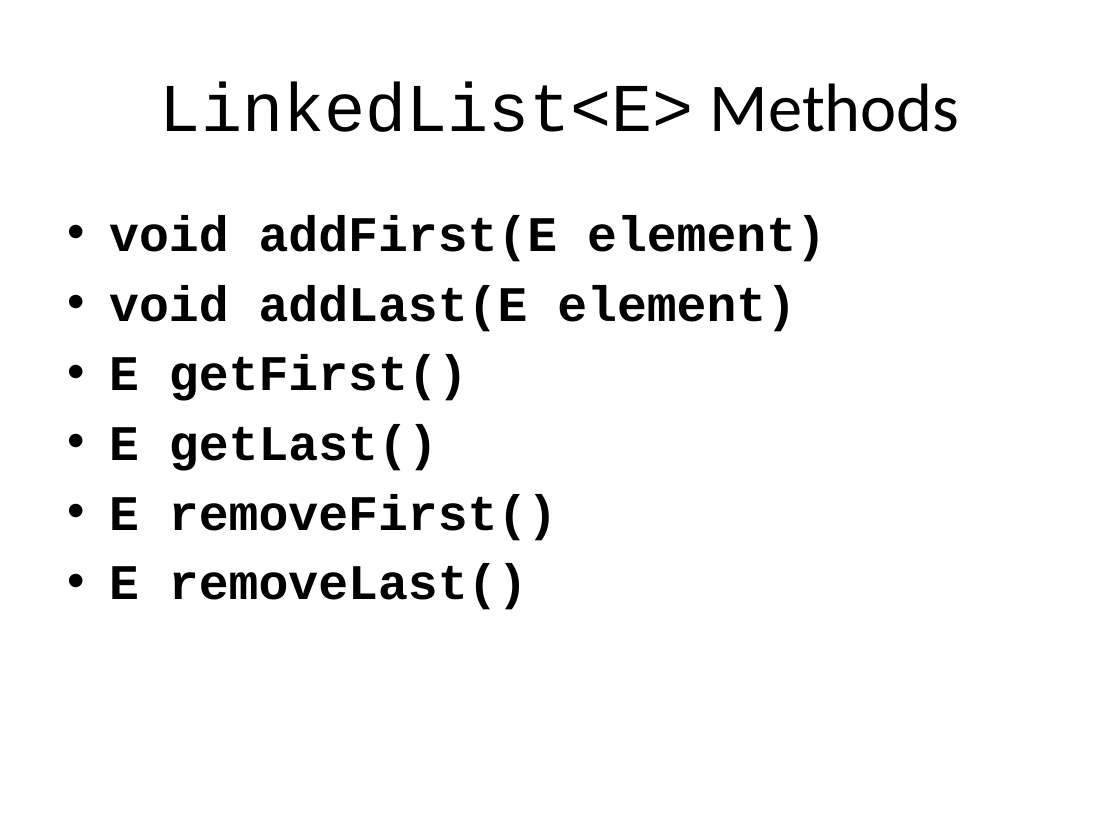
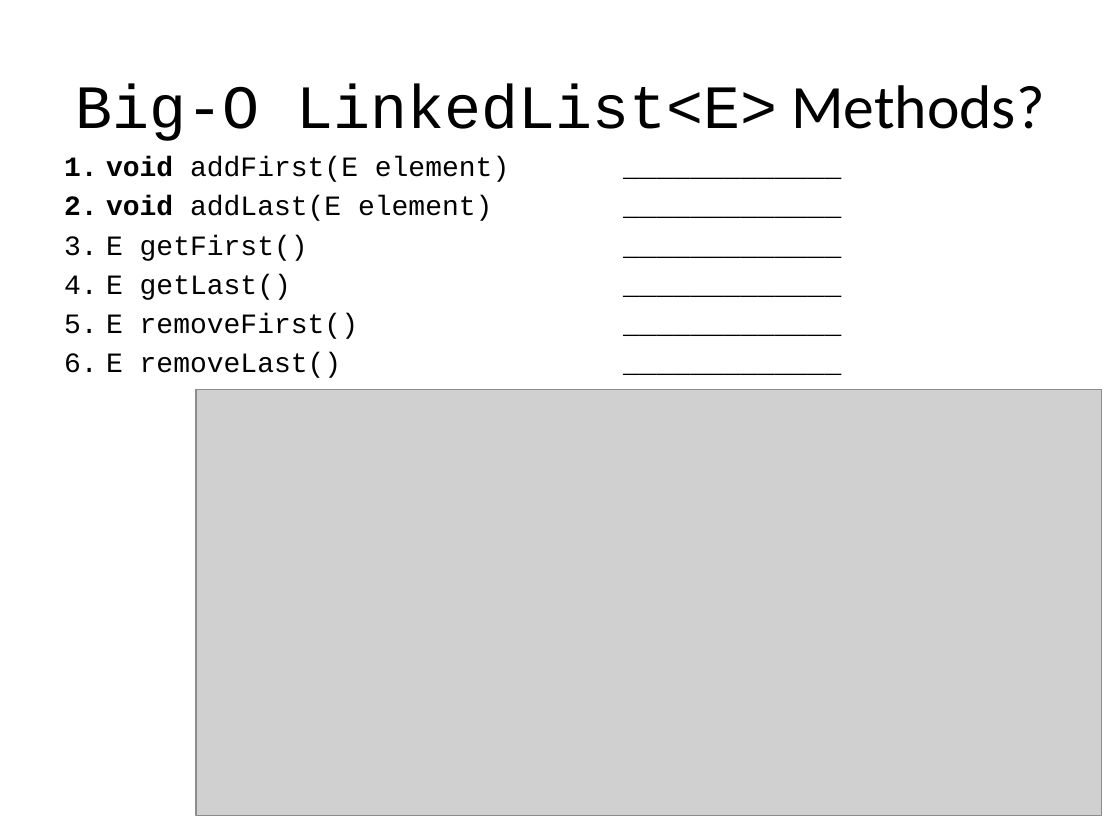
Before and after one commit to RHIT-CSSE/csse220, a slide deck: slide 30 of ClassMaterials/LinkedLists/Slides/LinkedLists.pptx (slide 23 before the commit). Drawn at 1120x840 pixels with LibreOffice and Linux fonts; fonts in the diff are those of the drawing; grey boxes stand for pictures. Boxes give left, top, right and bottom in pixels: in the first picture for what was removed or moved away, otherwise in the second. Text is boxed around its words. In the diff, an @@ line names an element or a change of style, - is before the commit and + after.

```diff
--- a/ClassMaterials/LinkedLists/Slides/LinkedLists.pptx
+++ b/ClassMaterials/LinkedLists/Slides/LinkedLists.pptx
@@ title at box(75, 84, 1044, 141): text changed; size 44 to 39.6 pt @@
-LinkedList<E> Methods
+Big-O LinkedList<E> Methods?
@@ text at box(106, 156, 509, 378): text changed; size 32 to 18 pt; bold off @@
-• void addFirst(E element)
-• void addLast(E element)
-• E getFirst()
-• E getLast()
-• E removeFirst()
-• E removeLast()
+1. void addFirst(E element) _____________
+2. void addLast(E element) _____________
+3. E getFirst() _____________
+4. E getLast() _____________
+5. E removeFirst() _____________
+6. E removeLast() _____________
@@ picture added at box(196, 390, 1101, 815) @@
```
Also in this commit, not shown: 7 other slides changed, 9 slides added, 3 slides removed.
